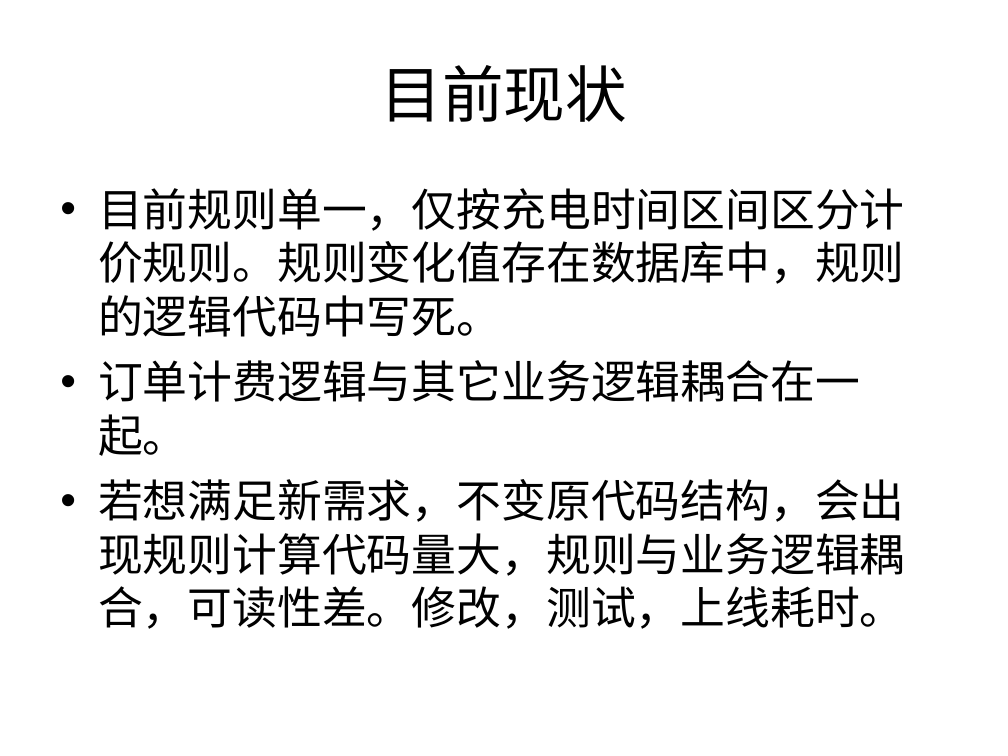
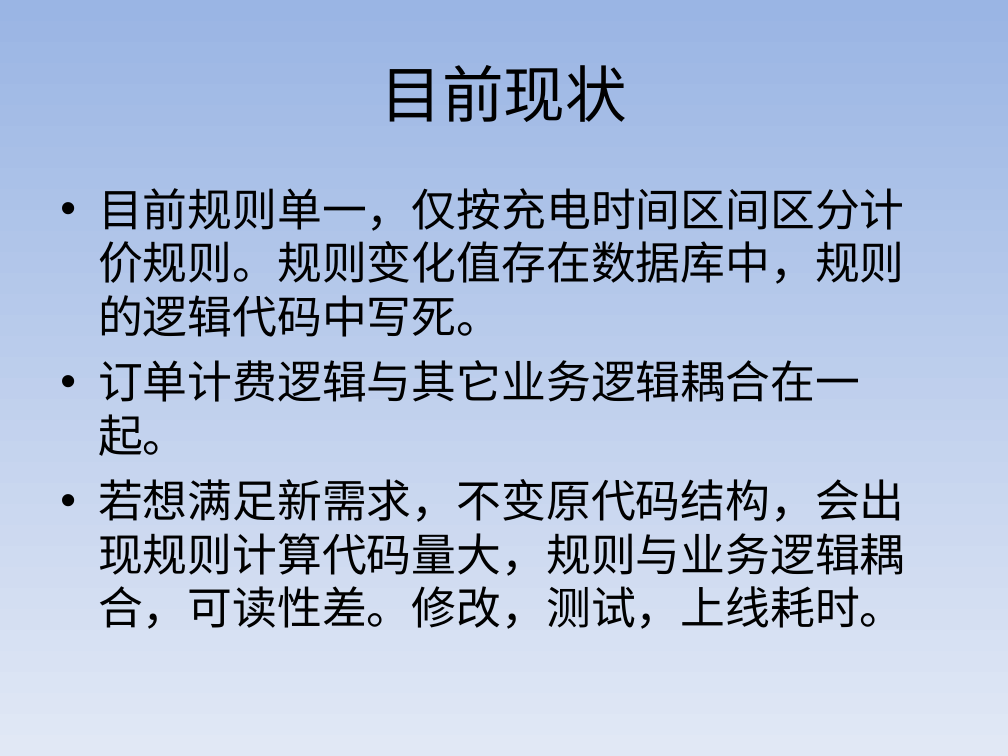
Before and after one commit to wang-xiao-dong/ruleEngine, a slide deck: slide 5 of springboot-drools-reload-rules/src/main/resources/规则引擎技术调研.ppt. Drawn at 1008x756 pixels with LibreOffice and Linux fonts; fonts in the diff are those of the drawing; background and template pictures are left out. Boxes give left, top, right and bottom in pixels: in the first picture for what was removed or moved away, otherwise in the second. Text is boxed around its words. In the diff, an @@ line names an element or a change of style, - is before the commit and + after.

```diff
--- a/springboot-drools-reload-rules/src/main/resources/规则引擎技术调研.ppt
+++ b/springboot-drools-reload-rules/src/main/resources/规则引擎技术调研.ppt
@@ background picture (left out) to gradient #9AB5E4 to #E1E8F5 @@
```
Also in this commit, not shown: 11 other slides changed, 10 other files.
